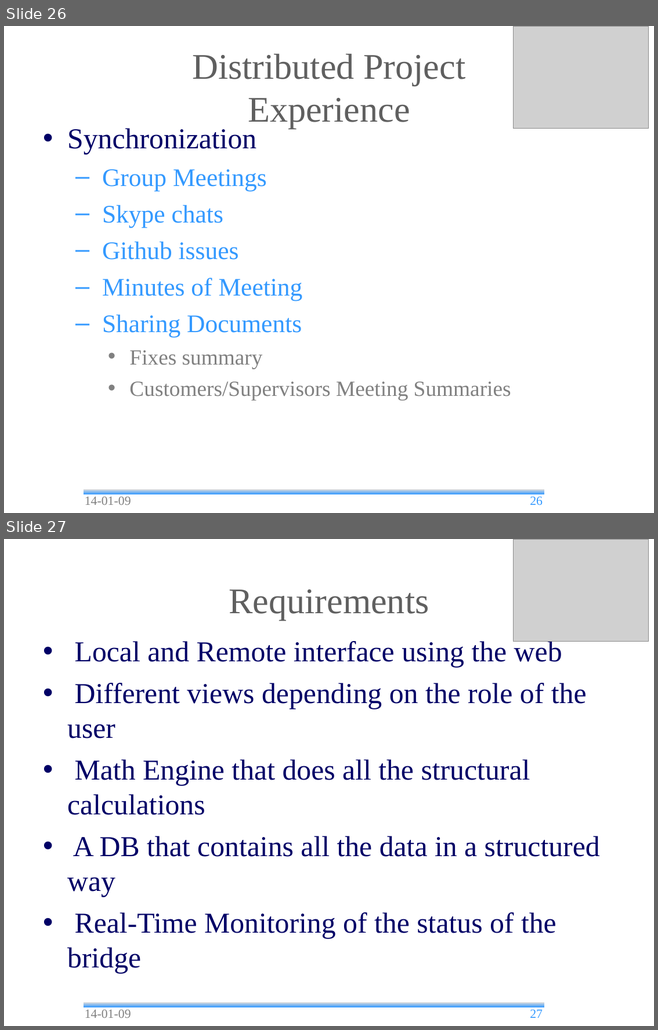
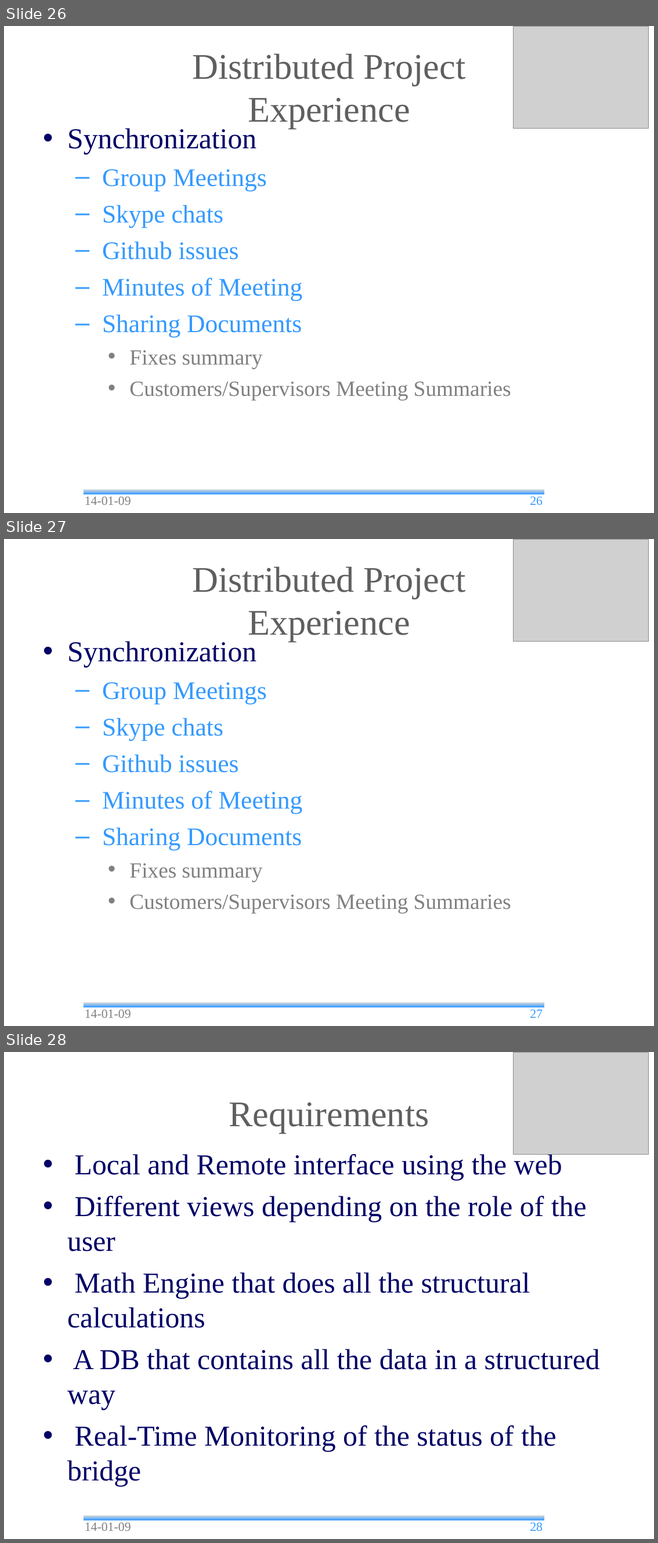
Before and after one commit to andrea-bottoli/DSD, a slide deck: Documentation/Presentations/Final_Presentation.odp. Shown one above the other, each under a label of ours: slides 26 and 27 before the commit, slides 26, 27 and 28 after it. The pictures are 658x1030 and 658x1543 pixels, drawn with LibreOffice and Linux fonts; fonts in the diff are those of the drawing; grey boxes stand for pictures; background and template pictures are left out. Boxes give left, top, right and bottom in pixels: in the first picture for what was removed or moved away, otherwise in the second. Text is boxed around its words. In the diff, an @@ line names an element or a change of style, - is before the commit and + after.

```diff
--- a/Documentation/Presentations/Final_Presentation.odp
+++ b/Documentation/Presentations/Final_Presentation.odp
@@ slide 27 added at (4,539,654,1026), background #FFFFFF; not listed: 1 template element that a slide beside it also shows @@
@@ picture added at (513,539,648,641) @@
@@ title added at (192,567,465,642), 40 pt, text #5F5F5F @@
+Distributed Project
+Experience
@@ text added at (67,641,511,913), 28 pt, text #3399FF @@
+• Synchronization
+  – Group Meetings
+  – Skype chats
+  – Github issues
+  – Minutes of Meeting
+  – Sharing Documents
+    • Fixes summary
+    • Customers/Supervisors Meeting Summaries
@@ text added at (85,1009,131,1018), 14 pt, text #808080 @@
+14-01-09
@@ page number added at (529,1009,542,1018), 14 pt, text #3399FF @@
+27
@@ what was slide 27 is now slide 28 @@
@@ page number at (529,1522,542,1532): text changed @@
-27
+28
```
Also in this commit, not shown: 4 slides changed.
